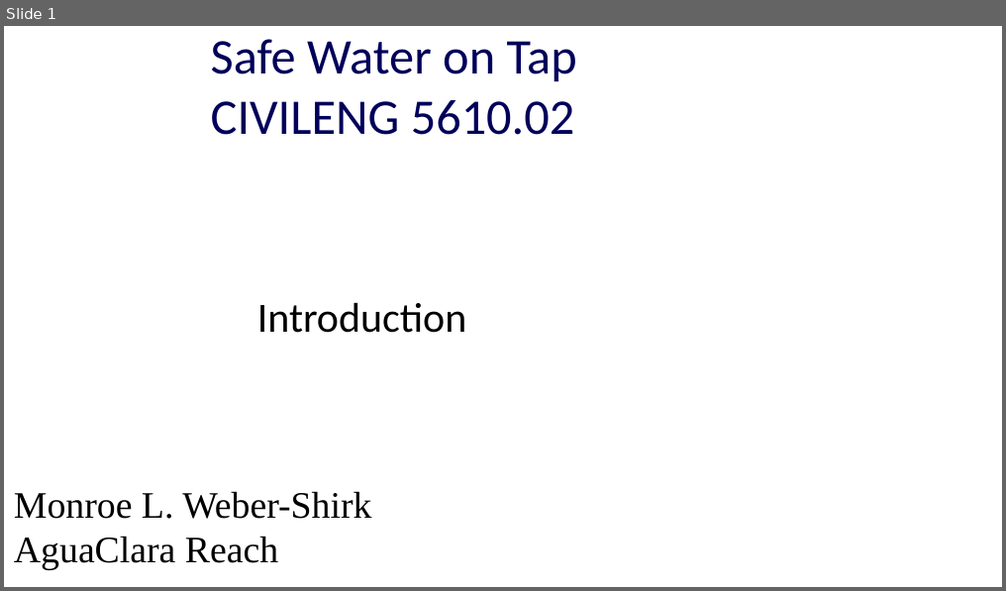
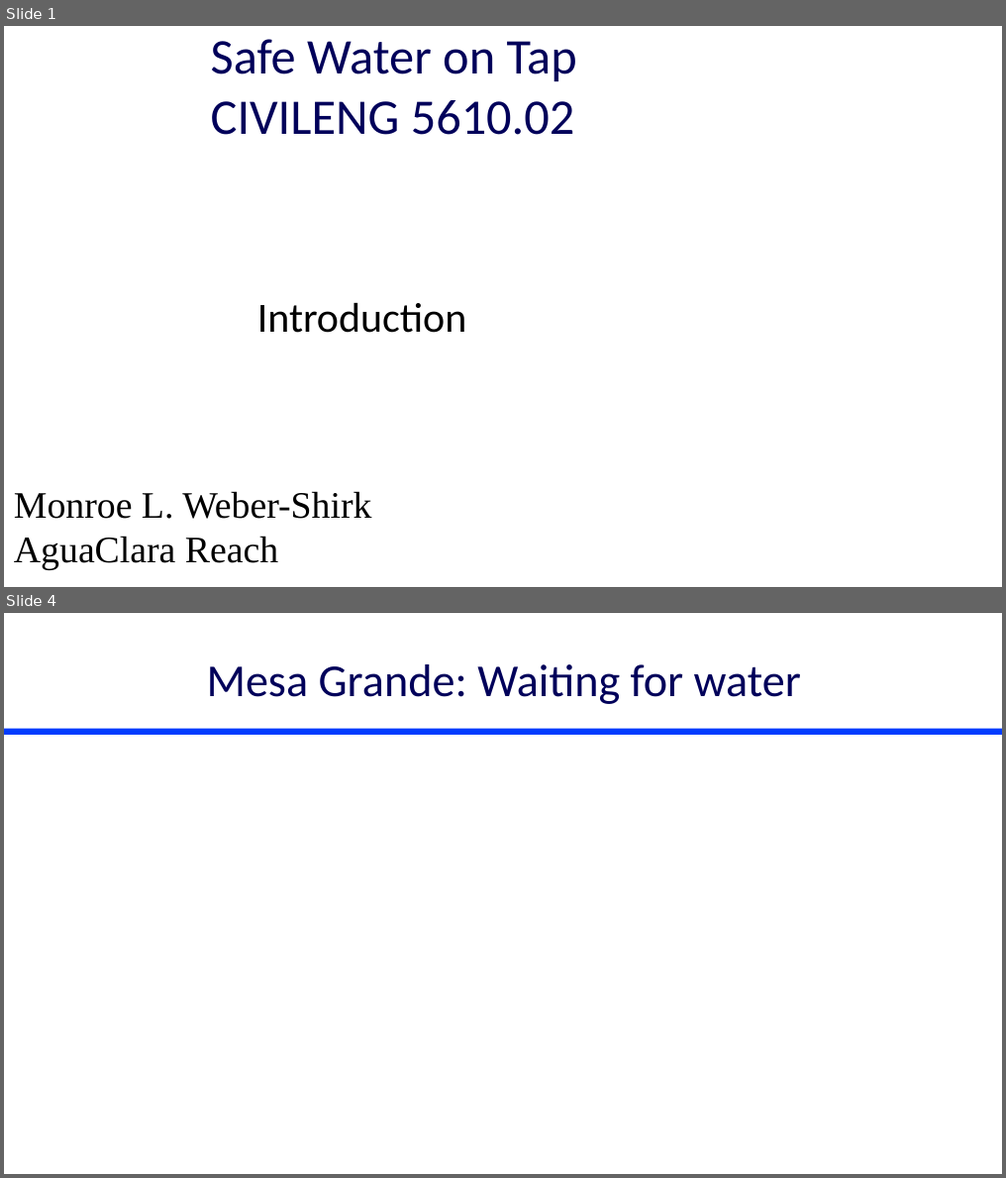
Before and after one commit to monroews/CEE4520Lectures, a slide deck: Discussions/Introduction.pptx. Shown one above the other, each under a label of ours: slide 1 before the commit, slides 1 and 4 after it; the slides between them are not shown. The pictures are 1006x591 and 1006x1178 pixels, drawn with LibreOffice and Linux fonts; fonts in the diff are those of the drawing; background and template pictures are left out. Boxes give left, top, right and bottom in pixels: in the first picture for what was removed or moved away, otherwise in the second. Text is boxed around its words. In the diff, an @@ line names an element or a change of style, - is before the commit and + after.

```diff
--- a/Discussions/Introduction.pptx
+++ b/Discussions/Introduction.pptx
@@ slide 4 added at box(4, 613, 1002, 1174), background picture (left out) @@
@@ title added at box(207, 664, 801, 704), 44 pt, text #00005A @@
+Mesa Grande: Waiting for water
@@ line added from (4, 731) to (1002, 731), #003CFE 6 pt @@
```
Also in this commit, not shown: 2 slides changed, 7 other slides added, 3 other files.
